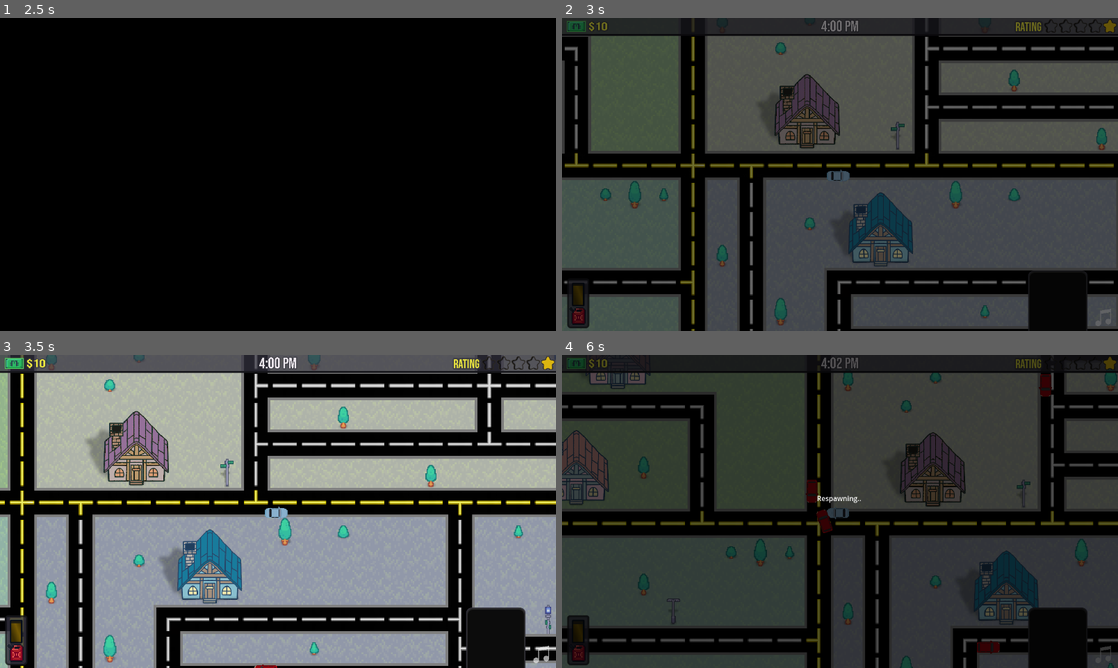
Above: before the commit, frames 1-4 (two rows, left to right).
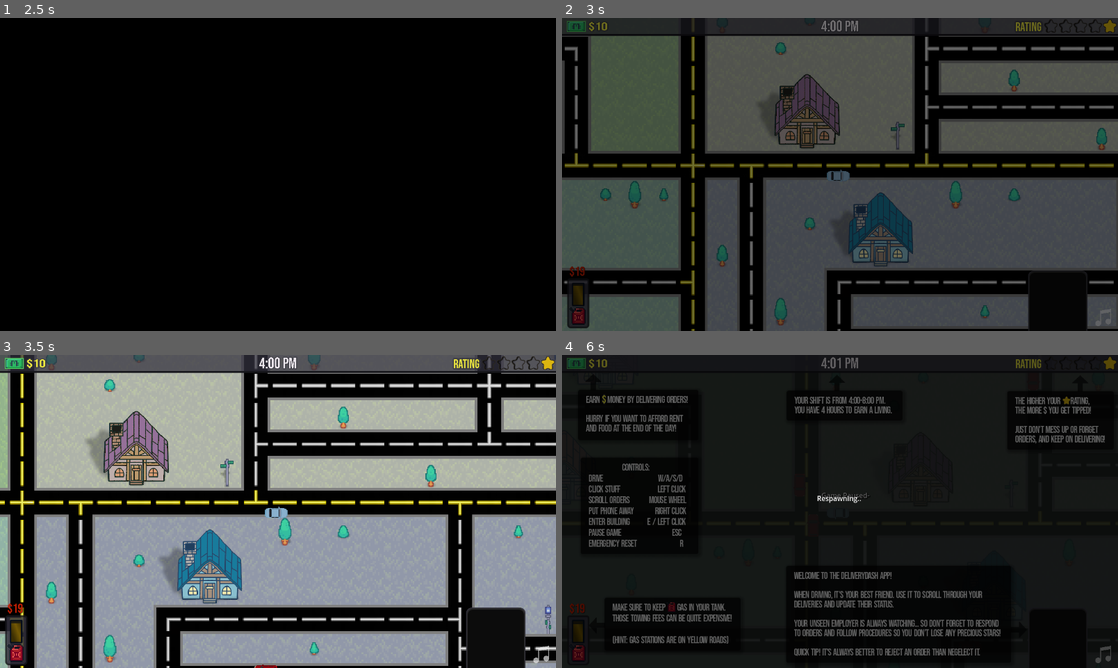
Above: after the commit, the same moments.

Repository: TorqueMcFearson/DeliveryDash
Game: Godot game, scene res://Title_Screen.tscn
Same seed, same stepped clock (60 frames per second), same inputs: the game is played once before the commit and once after it.
Inputs (mouse positions are in pixels of both pictures, inside the frame that each line leads up to):
- Up to frame 1 (2.5 s): tap Enter (ui_accept) at 0.5, 0.77, 2.27 s; move the mouse to (400, 158) at 0.52 s; hold D (Right) 0.53-1.25 s; hold E (Enter) 0.53-1.25 s; click (400, 158) at 0.67 s; click "Start Game" at 1.25 s; move the mouse to (166, 190) at 2.02 s; hold S (Down) from 2.03 s (still down); tap E (Enter) at 2.1 s; click (166, 190) at 2.17 s
- Up to frame 2 (3 s): move the mouse to (895, 105) at 2.77 s; release S (Down) at 2.78 s; hold D (Right) from 2.78 s (still down); hold E (Enter) from 2.78 s (still down); click (895, 105) at 2.92 s
- Up to frame 3 (3.5 s): keep holding D (Right); keep holding E (Enter)
- Up to frame 4 (6 s): move the mouse to (812, 574) at 3.52 s; release D (Right) at 3.53 s; release E (Enter) at 3.53 s; hold W (Up) 3.53-4.28 s; tap E (Enter) at 3.6, 5.1 s; click (812, 574) at 3.67 s; tap Enter (ui_accept) at 3.77, 4.52, 5.27, 5.75 s; move the mouse to (1006, 558) at 4.27 s; hold E (Enter) 4.28-5.03 s; hold A (Left) 4.28-5.78 s; click (1006, 558) at 4.42 s; tap R (Respawn) at 4.9 s; move the mouse to (673, 464) at 5.02 s; click (673, 464) at 5.17 s; tap P (pause) at 5.65 s; move the mouse to (867, 511) at 5.77 s; hold S (Down) from 5.78 s (still down); hold E (Enter) from 5.78 s (still down); click (867, 511) at 5.92 s

Frame 1 is identical in both runs. In frame 2, less than 0.1% of the frame differs, in the area x 1-5%, y 79-83%; in frame 3, less than 0.1%; in frame 4, 68%, in the area x 0-100%, y 0-100%.

Commit message:
Working on pause menu

Diff:
--- a/Scripts/PlayerCar.gd
+++ b/Scripts/PlayerCar.gd
@@ -141,6 +141,12 @@
 	else:
 		global_position = get_parent().get_nearest_gas_station()
 
+func show_timeup_message():
+		$CanvasLayer/Respawning.text = "Day Over... Driving Home"
+		$CanvasLayer/Respawning.show()
+		#await get_tree().create_timer(2).timeout # Commented out because player will get freed by then.
+		#$CanvasLayer/Respawning.hide()
+
 func get_current_tilemap():
 	var pos = roads.to_local(global_position)
 	return roads.local_to_map(pos)
--- a/Scripts/Tutorial.gd
+++ b/Scripts/Tutorial.gd
@@ -3,9 +3,13 @@
 
 # Called when the node enters the scene tree for the first time.
 func _input(event: InputEvent) -> void:
-	if event.is_pressed() and event is InputEventMouseButton:
+	if UI.tutorial \
+		and event.is_pressed() \
+		and event is InputEventMouseButton \
+	or event.is_action_pressed("pause"):
+		get_viewport().set_input_as_handled()
 		UI.tutorial = false
 		self.hide()
-		$Label.text = "-Game Paused-\nClick to Continue"
+		$Label.text = "-Game Paused-"
 		#queue_free()
 		get_tree().paused = false
--- a/Scripts/UI.gd
+++ b/Scripts/UI.gd
@@ -110,7 +110,7 @@
 var player_inventory :Array[Order]
 var tutorial = true
 var day = 1
-var tween :Tween = Tween.new()
+var tween :Tween
 var day_over:bool = false
 var time_passed := 0.0
 
@@ -131,7 +131,7 @@
 			out_of_gas()
 var fuel_rate:=1
 var debug_dictionary := {"Fuel Spend": 0,}
-
+var gas_label_pos = Vector2(-14,-151)
 
 
 func _ready() -> void:
@@ -147,13 +147,17 @@
 
 
 func _unhandled_input(event: InputEvent) -> void:
-	if event.is_action_pressed("pause") and not get_tree().current_scene.name in ["Title","4 AM"]:
+	if event.is_action_pressed("pause") and not get_tree().current_scene.name == "Title":
 
 		if phone.state:
 			await phone._phone_off()
 
 		get_tree().paused=true
-		show_tutorial()
+		print(get_tree().current_scene.name)
+		if get_tree().current_scene.name == "4 AM":
+			pass
+		else:
+			show_tutorial()
 
 func _process(delta: float) -> void:
 	gas_can_effects(delta)
@@ -162,17 +166,20 @@
 func gas_can_effects(delta):
 	$"UI/Gas Can".scale = Vector2(1,1)
 	if gas > FUEL_WARNING_LEVEL:
-		$"UI/Gas Can".modulate = Color(1, 1, 1)
+		$"UI/Gas Can".modulate = Color(1, 1, 1,1)
 	elif gas > 0:
+		var strength = 1-(gas/FUEL_WARNING_LEVEL)
 		time_passed += delta
-		var blink = .5 + .5 * sin(time_passed * 9)
+		var blink_str = .7*strength
+		var blink = 1-blink_str + blink_str * sin(time_passed * 8)
 		var color = $"UI/Gas Can".modulate
 		color.b = blink
 		color.g = blink
 		color.r = 1.0
+		color.a = 1.0
 		$"UI/Gas Can".modulate = color
 		if gas < FUEL_WARNING_LEVEL *0.5 and not gas_tween:
-			var n_scale = 1 + .1 * sin(time_passed * 9)
+			var n_scale = 1 + .1*strength * sin(time_passed * 8)
 			$"UI/Gas Can".scale = Vector2(n_scale,n_scale)
 	else:
 		$"UI/Gas Can".modulate = Color(0.753, 0.843, 1,0.75)
@@ -222,6 +229,8 @@
 func update_clock():
 	$UI/Panel/Time.text = clock.get_time()
 	if clock.is_time_up():
+		var player = get_tree().current_scene.find_child("Player")
+		player.show_timeup_message()
 		end_day()
 
 
@@ -535,7 +544,7 @@
 func get_gas_tick(gas_added):
 	var cost = get_cost(gas_added)
 	print("cost: ",cost)
-	%"Gas Cost".text = "-$"+str(cost)
+	%"Gas Cost".text = "-$"+str(int(cost))
 
 func stop_gas(gas_added):
 	if gas_tween: gas_tween.kill()
@@ -543,7 +552,6 @@
 	gas_tween.tween_property(gas_can,"position",$"UI/Gas Unfocus".position,.25)
 	gas_tween.tween_callback(func():gas_tween = null)
 	if gas_added:
-
 		var gpos = %"Gas Cost".global_position
 		%"Gas Cost".set_as_top_level(true)
 		var tween2 := create_tween()
@@ -551,7 +559,7 @@
 		await tween2.finished
 		cash_decrease(get_cost(gas_added))
 		%"Gas Cost".set_as_top_level(false)
-		%"Gas Cost".position = Vector2(-14,-151)
+		%"Gas Cost".position = gas_label_pos
 	%"Gas Cost".text = ""
 
 func money_for_gas(gas_added,gas_add_rate):
@@ -564,3 +572,5 @@
 func set_gas_level():
 	gas_level.custom_minimum_size = Vector2(gas_level.custom_minimum_size.x,max_fuel)
 	gas_level.max_value = max_fuel
+	gas_label_pos.y = -50 - max_fuel
+	%"Gas Cost".position = gas_label_pos
--- a/Scripts/cars.gd
+++ b/Scripts/cars.gd
@@ -87,7 +87,7 @@
 # Called every frame. 'delta' is the elapsed time since the previous frame.
 func _physics_process(delta: float) -> void:
 	if stopped:
-		$Label.text = "%s - %s" % ["stopped"]
+		$Label.text = "%s" % ["stopped"]
 		return
 
 #Direction Logic
@@ -101,7 +101,6 @@
 			else:
 				#rotation = lerp_angle(rotation, deg_to_rad(direction*90), turning_progress) # move_toward(rotation,deg_to_rad(direction*90),3*delta)
 				#turning_progress = clamp(turning_progress + 3*delta,0,1)
-				print(rotation)
 				rotation = rotate_toward(rotation,deg_to_rad(direction*90),10*delta)
 
 		STATE.DRIVING:
--- a/UI.tscn
+++ b/UI.tscn
@@ -667,10 +667,11 @@
 [node name="Gas Cost" type="Label" parent="UI/Gas Can"]
 unique_name_in_owner = true
 layout_mode = 0
-offset_left = -14.0
+offset_left = -10.0
 offset_top = -151.0
-offset_right = 56.0
+offset_right = 60.0
 offset_bottom = -115.0
+text = "$19"
 label_settings = SubResource("LabelSettings_7viq1")
 horizontal_alignment = 1
 
Not shown, changed: log.txt
